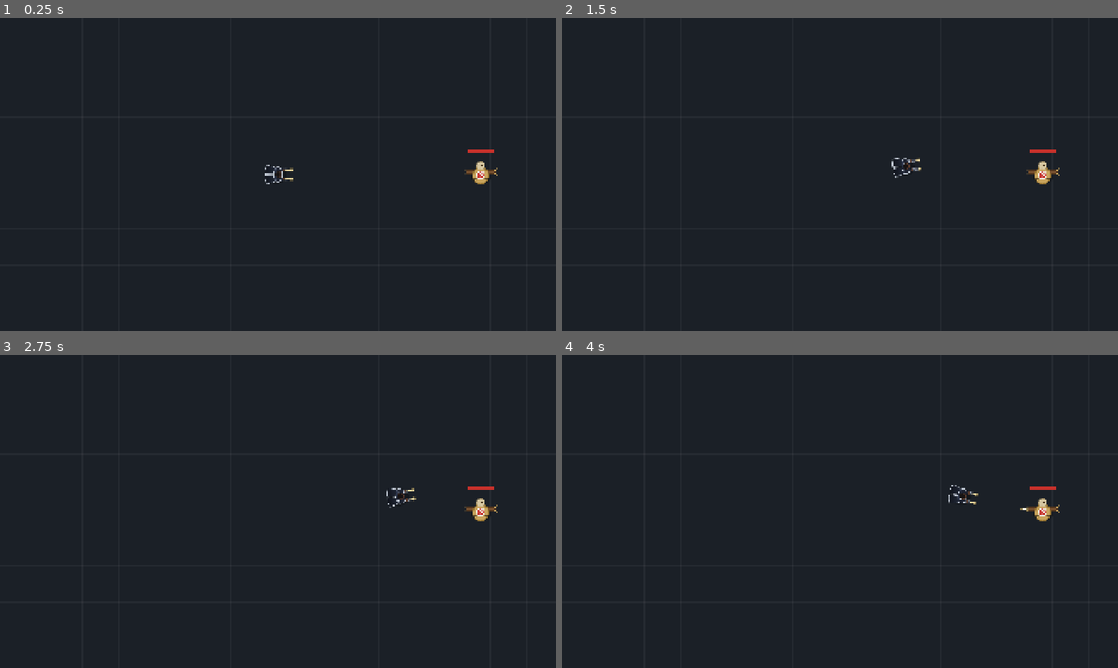
Above: before the commit, frames 1-4 (two rows, left to right).
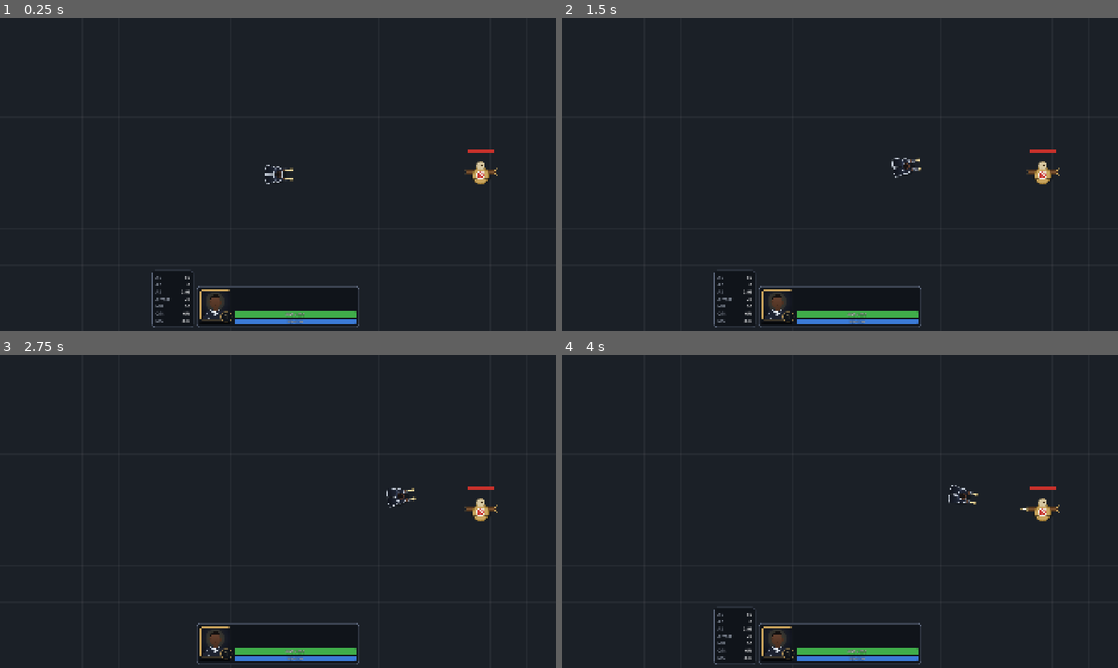
Above: after the commit, the same moments.

Repository: Anhdung1478/lucian-the-lantern
Game: Godot game, scene res://src/stage/stage.tscn
Same seed, same stepped clock (60 frames per second), same inputs: the game is played once before the commit and once after it.
Inputs (mouse positions are in pixels of both pictures, inside the frame that each line leads up to):
- Up to frame 1 (0.25 s): no input
- Up to frame 2 (1.5 s): tap Enter at 0.5 s; move the mouse to (962, 158) at 0.52 s; press the mouse at (962, 158) at 0.53 s; right-click (962, 158) at 0.8 s; release the mouse at (962, 158) at 1.25 s; drag from (728, 190) to (1040, 174) at 1.27 s
- Up to frame 3 (2.75 s): move the mouse to (333, 442) at 2.02 s; hold C (toggle_stats) from 2.03 s (still down); click (333, 442) at 2.3 s
- Up to frame 4 (4 s): release C (toggle_stats) at 2.75 s; tap Space at 2.75 s; drag from (812, 574) to (673, 464) at 2.77 s; tap Enter at 3.5 s; move the mouse to (1006, 558) at 3.52 s; hold A (attack_move) from 3.53 s (still down); click (1006, 558) at 3.67 s; tap C (toggle_stats) at 3.8 s

The runs differ from the first frame. In frame 1, 1.5% of the frame differs, in the area x 27-65%, y 80-99%; in frame 2, 1.5%; in frame 3, 1.3%; in frame 4, 1.5%.

Commit message:
Add HUD bottom panel (portrait, level, XP, HP, mana), stats panel and regen/level-up stats
Co-Authored-By: Claude <noreply@anthropic.com>

Diff:
--- /dev/null
+++ b/assets/art/lucian/lucian_portrait.svg
@@ -0,0 +1,41 @@
+<svg xmlns="http://www.w3.org/2000/svg" width="192" height="192" viewBox="0 0 96 96">
+  <!-- Lucian HUD portrait: head and shoulders, front view. -->
+  <defs>
+    <radialGradient id="bg" cx="0.5" cy="0.38" r="0.7">
+      <stop offset="0" stop-color="#3b3420"/>
+      <stop offset="0.55" stop-color="#171b26"/>
+      <stop offset="1" stop-color="#0b0d13"/>
+    </radialGradient>
+    <linearGradient id="skin" x1="0" y1="0" x2="0" y2="1">
+      <stop offset="0" stop-color="#6a4532"/>
+      <stop offset="1" stop-color="#4d3122"/>
+    </linearGradient>
+  </defs>
+  <rect width="96" height="96" fill="url(#bg)"/>
+  <!-- light behind him -->
+  <circle cx="48" cy="38" r="30" fill="#ffe9a8" opacity="0.08"/>
+  <!-- coat and shoulders -->
+  <path d="M 8 96 Q 12 70 34 64 L 62 64 Q 84 70 88 96 Z" fill="#1d2230"/>
+  <path d="M 34 64 L 48 84 L 62 64" fill="none" stroke="#c9d1dc" stroke-width="3" stroke-linejoin="round"/>
+  <path d="M 22 72 L 30 96 M 74 72 L 66 96" stroke="#c9d1dc" stroke-width="1.5" opacity="0.7"/>
+  <path d="M 40 66 L 48 78 L 56 66 Z" fill="#e8ecf2"/>
+  <!-- neck -->
+  <path d="M 41 54 L 41 66 L 55 66 L 55 54 Z" fill="#4d3122"/>
+  <!-- head -->
+  <path d="M 31 34 Q 31 18 48 17 Q 65 18 65 34 L 64 44 Q 62 58 48 62 Q 34 58 32 44 Z" fill="url(#skin)"/>
+  <!-- ears -->
+  <ellipse cx="31" cy="40" rx="3" ry="5" fill="#4d3122"/>
+  <ellipse cx="65" cy="40" rx="3" ry="5" fill="#4d3122"/>
+  <!-- short hair -->
+  <path d="M 31 33 Q 31 16 48 15 Q 65 16 65 33 Q 60 24 48 24 Q 36 24 31 33 Z" fill="#141010"/>
+  <!-- brows and eyes -->
+  <path d="M 36 35 L 45 36 M 51 36 L 60 35" stroke="#141010" stroke-width="2.5" stroke-linecap="round"/>
+  <path d="M 38 40 L 44 40 M 52 40 L 58 40" stroke="#f2e6d0" stroke-width="2" stroke-linecap="round"/>
+  <circle cx="41" cy="40" r="1.2" fill="#1a1210"/>
+  <circle cx="55" cy="40" r="1.2" fill="#1a1210"/>
+  <!-- nose -->
+  <path d="M 48 41 L 46 48 L 50 48" fill="none" stroke="#3e271b" stroke-width="1.5" stroke-linejoin="round"/>
+  <!-- moustache and goatee -->
+  <path d="M 42 52 Q 48 49 54 52" fill="none" stroke="#141010" stroke-width="2.5" stroke-linecap="round"/>
+  <path d="M 44 56 Q 48 62 52 56 L 50 55 Q 48 57 46 55 Z" fill="#141010"/>
+</svg>
--- a/src/lucian/lucian.gd
+++ b/src/lucian/lucian.gd
@@ -2,10 +2,6 @@
 extends CharacterBody2D
 ## The player champion. Holds one standing order (move / attack / attack-move)
 ## and carries it out every physics frame. Attack windups pause the order.
-
-signal health_changed(current: float, maximum: float)
-signal mana_changed(current: float, maximum: float)
-signal stats_changed(stats: StatBlock)
 
 enum Order { NONE, MOVE, ATTACK, ATTACK_MOVE }
 
@@ -40,6 +36,7 @@
 	mana = stats.max_mana
 	if projectile_parent == null:
 		projectile_parent = get_parent()
+	progress.level_changed.connect(_on_level_changed)
 
 
 func command_move(point: Vector2) -> void:
@@ -88,6 +85,8 @@
 
 
 func _physics_process(delta: float) -> void:
+	hp = minf(hp + stats.hp_regen * delta, stats.max_hp)
+	mana = minf(mana + stats.mana_regen * delta, stats.max_mana)
 	_attack_cooldown = maxf(_attack_cooldown - delta, 0.0)
 	velocity = Vector2.ZERO
 	if _windup_left > 0.0:
@@ -109,6 +108,15 @@
 				_pursue(_target, delta)
 			elif _step_toward(_move_point, delta):
 				_order = Order.NONE
+
+
+## Leveling up grants the max HP / mana gained, like LoL.
+func _on_level_changed(_level: int) -> void:
+	var old := stats
+	stats = base_stats.at_level(progress.level)
+	hp = clampf(hp + stats.max_hp - old.max_hp, 1.0, stats.max_hp)
+	mana = clampf(mana + stats.max_mana - old.max_mana, 0.0, stats.max_mana)
+	queue_redraw()
 
 
 func _draw() -> void:
--- a/src/stage/stage.gd
+++ b/src/stage/stage.gd
@@ -6,6 +6,7 @@
 @onready var dummy: TrainingDummy = $World/TrainingDummy
 @onready var damage_numbers: DamageNumberSpawner = $DamageNumbers
 @onready var camera: StageCamera = $StageCamera
+@onready var hud: Hud = $Hud
 
 
 func _ready() -> void:
@@ -13,3 +14,4 @@
 	camera.setup(lucian, arena.get_bounds().grow(TestArena.WALL_THICKNESS))
 	lucian.projectile_parent = $Projectiles
 	dummy.damage_taken.connect(damage_numbers.spawn.bind(dummy))
+	hud.setup(lucian)
--- a/src/stage/stage.tscn
+++ b/src/stage/stage.tscn
@@ -6,6 +6,7 @@
 [ext_resource type="Script" path="res://src/stage/stage_camera.gd" id="4_camera"]
 [ext_resource type="PackedScene" path="res://src/enemies/training_dummy.tscn" id="5_dummy"]
 [ext_resource type="Script" path="res://src/combat/damage_number_spawner.gd" id="6_numbers"]
+[ext_resource type="PackedScene" path="res://src/ui/hud/hud.tscn" id="7_hud"]
 
 [node name="Stage" type="Node2D"]
 script = ExtResource("1_stage")
@@ -31,3 +32,5 @@
 
 [node name="StageCamera" type="Camera2D" parent="."]
 script = ExtResource("4_camera")
+
+[node name="Hud" parent="." instance=ExtResource("7_hud")]
--- /dev/null
+++ b/src/ui/hud/hud.gd
@@ -0,0 +1,53 @@
+class_name Hud
+extends CanvasLayer
+## Lucian's bottom panel and the stats panel. Reads Lucian every frame.
+
+## Space between the stats panel and the bottom panel.
+const STATS_GAP := 10.0
+
+var lucian: Lucian
+
+@onready var bottom_panel: PanelContainer = %BottomPanel
+@onready var stats_panel: StatsPanel = %StatsPanel
+@onready var level_label: Label = %LevelLabel
+@onready var xp_bar: ProgressBar = %XpBar
+@onready var hp_bar: ProgressBar = %HpBar
+@onready var hp_label: Label = %HpLabel
+@onready var mana_bar: ProgressBar = %ManaBar
+@onready var mana_label: Label = %ManaLabel
+
+
+func setup(target: Lucian) -> void:
+	lucian = target
+	stats_panel.lucian = target
+
+
+func _ready() -> void:
+	bottom_panel.resized.connect(_place_stats_panel)
+	_place_stats_panel()
+
+
+func _unhandled_input(event: InputEvent) -> void:
+	if event.is_action_pressed(&"toggle_stats"):
+		stats_panel.visible = not stats_panel.visible
+		get_viewport().set_input_as_handled()
+
+
+func _process(_delta: float) -> void:
+	if lucian == null:
+		return
+	var progress := lucian.progress
+	level_label.text = str(progress.level)
+	var xp_needed := progress.xp_for_next()
+	xp_bar.value = float(progress.xp) / xp_needed if xp_needed > 0 else 1.0
+	var stats := lucian.stats
+	hp_bar.value = lucian.hp / stats.max_hp
+	hp_label.text = "%d / %d" % [ceili(lucian.hp), roundi(stats.max_hp)]
+	mana_bar.value = lucian.mana / stats.max_mana
+	mana_label.text = "%d / %d" % [floori(lucian.mana), roundi(stats.max_mana)]
+
+
+func _place_stats_panel() -> void:
+	# Zero-width rect at the panel's left edge; the minimum size grows it leftward.
+	stats_panel.offset_right = -bottom_panel.size.x * 0.5 - STATS_GAP
+	stats_panel.offset_left = stats_panel.offset_right
--- /dev/null
+++ b/src/ui/hud/hud.tscn
@@ -0,0 +1,245 @@
+[gd_scene format=3]
+
+[ext_resource type="Script" path="res://src/ui/hud/hud.gd" id="1_hud"]
+[ext_resource type="Script" path="res://src/ui/hud/stats_panel.gd" id="2_stats"]
+[ext_resource type="Texture2D" path="res://assets/art/lucian/lucian_portrait.svg" id="3_portrait"]
+
+[sub_resource type="StyleBoxFlat" id="StyleBox_panel"]
+content_margin_left = 12.0
+content_margin_top = 12.0
+content_margin_right = 12.0
+content_margin_bottom = 12.0
+bg_color = Color(0.06, 0.075, 0.1, 0.92)
+border_width_left = 2
+border_width_top = 2
+border_width_right = 2
+border_width_bottom = 2
+border_color = Color(0.36, 0.4, 0.48, 1)
+corner_radius_top_left = 10
+corner_radius_top_right = 10
+corner_radius_bottom_right = 10
+corner_radius_bottom_left = 10
+
+[sub_resource type="StyleBoxFlat" id="StyleBox_portrait_frame"]
+bg_color = Color(0, 0, 0, 0)
+border_width_left = 3
+border_width_top = 3
+border_width_right = 3
+border_width_bottom = 3
+border_color = Color(0.79, 0.64, 0.36, 1)
+corner_radius_top_left = 6
+corner_radius_top_right = 6
+corner_radius_bottom_right = 6
+corner_radius_bottom_left = 6
+
+[sub_resource type="StyleBoxFlat" id="StyleBox_badge"]
+content_margin_left = 6.0
+content_margin_right = 6.0
+bg_color = Color(0.06, 0.075, 0.1, 1)
+border_width_left = 2
+border_width_top = 2
+border_width_right = 2
+border_width_bottom = 2
+border_color = Color(0.79, 0.64, 0.36, 1)
+corner_radius_top_left = 14
+corner_radius_top_right = 14
+corner_radius_bottom_right = 14
+corner_radius_bottom_left = 14
+
+[sub_resource type="StyleBoxFlat" id="StyleBox_bar_bg"]
+bg_color = Color(0, 0, 0, 0.65)
+corner_radius_top_left = 4
+corner_radius_top_right = 4
+corner_radius_bottom_right = 4
+corner_radius_bottom_left = 4
+
+[sub_resource type="StyleBoxFlat" id="StyleBox_hp_fill"]
+bg_color = Color(0.25, 0.68, 0.29, 1)
+corner_radius_top_left = 4
+corner_radius_top_right = 4
+corner_radius_bottom_right = 4
+corner_radius_bottom_left = 4
+
+[sub_resource type="StyleBoxFlat" id="StyleBox_mana_fill"]
+bg_color = Color(0.23, 0.48, 0.84, 1)
+corner_radius_top_left = 4
+corner_radius_top_right = 4
+corner_radius_bottom_right = 4
+corner_radius_bottom_left = 4
+
+[sub_resource type="StyleBoxFlat" id="StyleBox_xp_fill"]
+bg_color = Color(0.64, 0.36, 0.84, 1)
+corner_radius_top_left = 3
+corner_radius_top_right = 3
+corner_radius_bottom_right = 3
+corner_radius_bottom_left = 3
+
+[node name="Hud" type="CanvasLayer"]
+layer = 10
+script = ExtResource("1_hud")
+
+[node name="Root" type="Control" parent="."]
+layout_mode = 3
+anchors_preset = 15
+anchor_right = 1.0
+anchor_bottom = 1.0
+grow_horizontal = 2
+grow_vertical = 2
+mouse_filter = 2
+
+[node name="BottomPanel" type="PanelContainer" parent="Root"]
+unique_name_in_owner = true
+layout_mode = 1
+anchors_preset = 7
+anchor_left = 0.5
+anchor_top = 1.0
+anchor_right = 0.5
+anchor_bottom = 1.0
+offset_top = -12.0
+offset_bottom = -12.0
+grow_horizontal = 2
+grow_vertical = 0
+theme_override_styles/panel = SubResource("StyleBox_panel")
+
+[node name="Row" type="HBoxContainer" parent="Root/BottomPanel"]
+layout_mode = 2
+theme_override_constants/separation = 14
+
+[node name="PortraitColumn" type="VBoxContainer" parent="Root/BottomPanel/Row"]
+layout_mode = 2
+size_flags_vertical = 8
+theme_override_constants/separation = 6
+
+[node name="PortraitFrame" type="Control" parent="Root/BottomPanel/Row/PortraitColumn"]
+custom_minimum_size = Vector2(104, 104)
+layout_mode = 2
+
+[node name="Portrait" type="TextureRect" parent="Root/BottomPanel/Row/PortraitColumn/PortraitFrame"]
+layout_mode = 1
+anchors_preset = 15
+anchor_right = 1.0
+anchor_bottom = 1.0
+grow_horizontal = 2
+grow_vertical = 2
+texture = ExtResource("3_portrait")
+expand_mode = 1
+stretch_mode = 6
+
+[node name="Frame" type="Panel" parent="Root/BottomPanel/Row/PortraitColumn/PortraitFrame"]
+layout_mode = 1
+anchors_preset = 15
+anchor_right = 1.0
+anchor_bottom = 1.0
+grow_horizontal = 2
+grow_vertical = 2
+mouse_filter = 2
+theme_override_styles/panel = SubResource("StyleBox_portrait_frame")
+
+[node name="LevelBadge" type="PanelContainer" parent="Root/BottomPanel/Row/PortraitColumn/PortraitFrame"]
+layout_mode = 1
+anchors_preset = 3
+anchor_left = 1.0
+anchor_top = 1.0
+anchor_right = 1.0
+anchor_bottom = 1.0
+offset_left = -34.0
+offset_top = -28.0
+offset_right = 6.0
+offset_bottom = 6.0
+grow_horizontal = 0
+grow_vertical = 0
+theme_override_styles/panel = SubResource("StyleBox_badge")
+
+[node name="LevelLabel" type="Label" parent="Root/BottomPanel/Row/PortraitColumn/PortraitFrame/LevelBadge"]
+unique_name_in_owner = true
+layout_mode = 2
+theme_override_colors/font_color = Color(1, 0.91, 0.66, 1)
+theme_override_font_sizes/font_size = 20
+text = "1"
+horizontal_alignment = 1
+vertical_alignment = 1
+
+[node name="XpBar" type="ProgressBar" parent="Root/BottomPanel/Row/PortraitColumn"]
+unique_name_in_owner = true
+custom_minimum_size = Vector2(104, 8)
+layout_mode = 2
+theme_override_styles/background = SubResource("StyleBox_bar_bg")
+theme_override_styles/fill = SubResource("StyleBox_xp_fill")
+max_value = 1.0
+step = 0.0
+show_percentage = false
+
+[node name="MainColumn" type="VBoxContainer" parent="Root/BottomPanel/Row"]
+layout_mode = 2
+size_flags_vertical = 8
+theme_override_constants/separation = 6
+
+[node name="SkillRow" type="HBoxContainer" parent="Root/BottomPanel/Row/MainColumn"]
+unique_name_in_owner = true
+layout_mode = 2
+theme_override_constants/separation = 10
+
+[node name="HpBar" type="ProgressBar" parent="Root/BottomPanel/Row/MainColumn"]
+unique_name_in_owner = true
+custom_minimum_size = Vector2(420, 22)
+layout_mode = 2
+theme_override_styles/background = SubResource("StyleBox_bar_bg")
+theme_override_styles/fill = SubResource("StyleBox_hp_fill")
+max_value = 1.0
+step = 0.0
+value = 1.0
+show_percentage = false
+
+[node name="HpLabel" type="Label" parent="Root/BottomPanel/Row/MainColumn/HpBar"]
+unique_name_in_owner = true
+layout_mode = 1
+anchors_preset = 15
+anchor_right = 1.0
+anchor_bottom = 1.0
+grow_horizontal = 2
+grow_vertical = 2
+theme_override_colors/font_outline_color = Color(0, 0, 0, 1)
+theme_override_constants/outline_size = 4
+theme_override_font_sizes/font_size = 15
+horizontal_alignment = 1
+vertical_alignment = 1
+
+[node name="ManaBar" type="ProgressBar" parent="Root/BottomPanel/Row/MainColumn"]
+unique_name_in_owner = true
+custom_minimum_size = Vector2(420, 16)
+layout_mode = 2
+theme_override_styles/background = SubResource("StyleBox_bar_bg")
+theme_override_styles/fill = SubResource("StyleBox_mana_fill")
+max_value = 1.0
+step = 0.0
+value = 1.0
+show_percentage = false
+
+[node name="ManaLabel" type="Label" parent="Root/BottomPanel/Row/MainColumn/ManaBar"]
+unique_name_in_owner = true
+layout_mode = 1
+anchors_preset = 15
+anchor_right = 1.0
+anchor_bottom = 1.0
+grow_horizontal = 2
+grow_vertical = 2
+theme_override_colors/font_outline_color = Color(0, 0, 0, 1)
+theme_override_constants/outline_size = 4
+theme_override_font_sizes/font_size = 12
+horizontal_alignment = 1
+vertical_alignment = 1
+
+[node name="StatsPanel" type="PanelContainer" parent="Root"]
+unique_name_in_owner = true
+layout_mode = 1
+anchors_preset = 7
+anchor_left = 0.5
+anchor_top = 1.0
+anchor_right = 0.5
+anchor_bottom = 1.0
+offset_top = -12.0
+offset_bottom = -12.0
+grow_horizontal = 0
+grow_vertical = 0
+theme_override_styles/panel = SubResource("StyleBox_panel")
+script = ExtResource("2_stats")
--- /dev/null
+++ b/src/ui/hud/stats_panel.gd
@@ -0,0 +1,43 @@
+class_name StatsPanel
+extends PanelContainer
+## Lucian's combat stats, like LoL's stats panel.
+
+const ROWS := ["AD", "AP", "AS", "Armor", "MR", "Crit", "MS"]
+
+var lucian: Lucian
+var _values: Array[Label] = []
+
+
+func _ready() -> void:
+	var grid := GridContainer.new()
+	grid.columns = 2
+	grid.add_theme_constant_override(&"h_separation", 14)
+	grid.add_theme_constant_override(&"v_separation", 2)
+	add_child(grid)
+	for row in ROWS:
+		var name_label := Label.new()
+		name_label.text = row
+		name_label.add_theme_color_override(&"font_color", Color("9aa3b2"))
+		grid.add_child(name_label)
+		var value_label := Label.new()
+		value_label.horizontal_alignment = HORIZONTAL_ALIGNMENT_RIGHT
+		value_label.custom_minimum_size.x = 56
+		grid.add_child(value_label)
+		_values.append(value_label)
+
+
+func _process(_delta: float) -> void:
+	if lucian == null:
+		return
+	var stats := lucian.stats
+	var texts := [
+		str(roundi(stats.ad)),
+		str(roundi(stats.ap)),
+		"%.2f" % stats.attack_speed,
+		str(roundi(stats.armor)),
+		str(roundi(stats.mr)),
+		"%d%%" % roundi(lucian.crit_chance() * 100.0),
+		str(roundi(lucian.current_move_speed())),
+	]
+	for i in texts.size():
+		_values[i].text = texts[i]
--- a/tests/tools/screenshot.gd
+++ b/tests/tools/screenshot.gd
@@ -30,6 +30,8 @@
 			await scenario_dummy()
 		"attack":
 			await scenario_attack()
+		"hud":
+			await scenario_hud()
 		_:
 			push_error("Unknown scenario: " + scenario)
 	quit()
@@ -111,3 +113,12 @@
 	await wait(3.0)
 	print("attack-move: x=", snappedf(lucian.global_position.x, 1), " hits=", hits.size())
 	await shot("attack_move")
+
+
+func scenario_hud() -> void:
+	lucian.progress.add_xp(280 + 380 + 200)
+	lucian.hp -= 250.0
+	lucian.mana -= 120.0
+	await wait(0.2)
+	print("level ", lucian.progress.level, " hp ", roundi(lucian.hp), "/", roundi(lucian.stats.max_hp))
+	await shot("hud_0")
Not shown, added: assets/art/lucian/lucian_portrait.svg.import
Not shown, added: src/ui/hud/hud.gd.uid
Not shown, added: src/ui/hud/stats_panel.gd.uid
